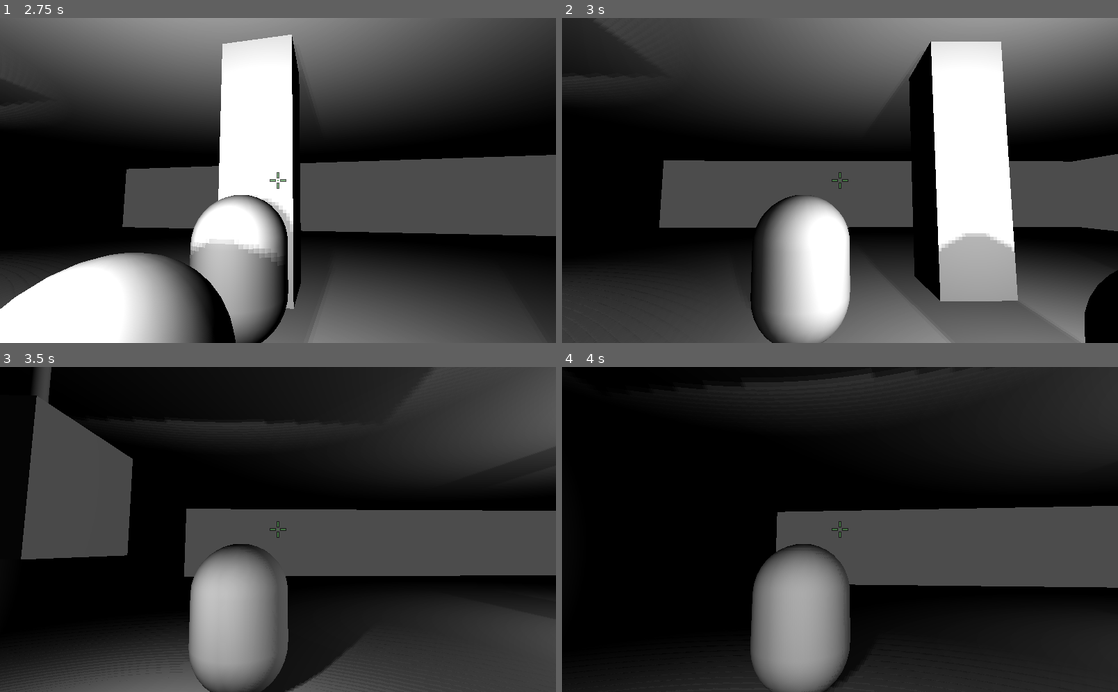
Above: before the commit, frames 1-4 (two rows, left to right).
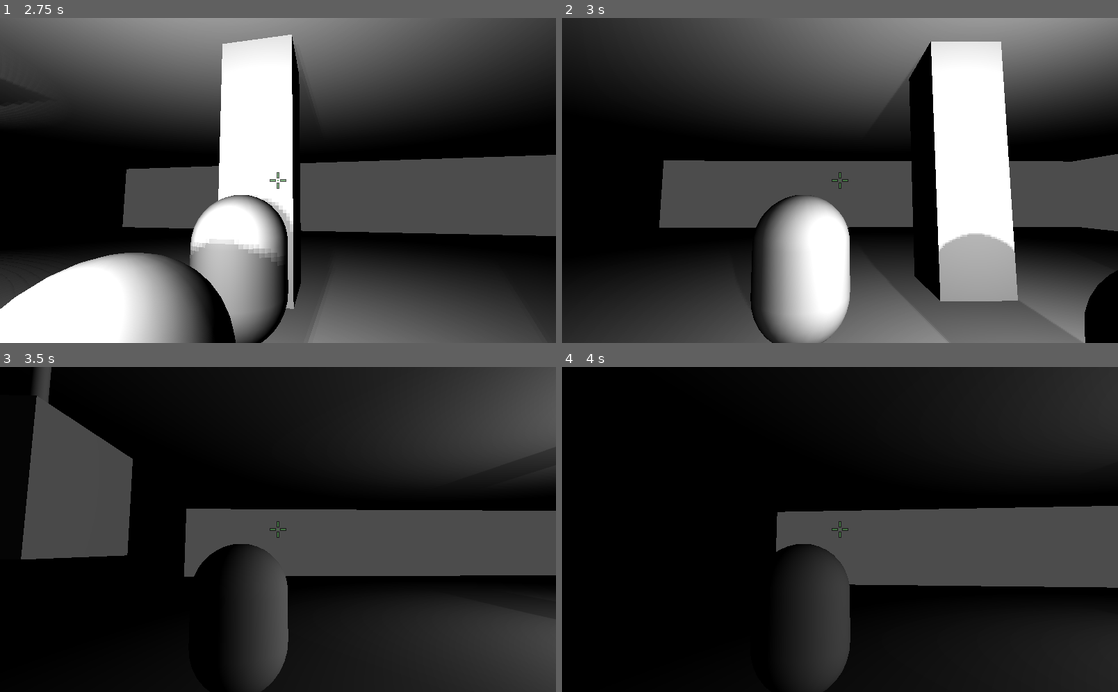
Above: after the commit, the same moments.

Repository: brennosouza/VS-Stealth
Game: Godot game, scene res://scenes/levels/test_level.tscn
Same seed, same stepped clock (60 frames per second), same inputs: the game is played once before the commit and once after it.
Inputs (mouse positions are in pixels of both pictures, inside the frame that each line leads up to):
- Up to frame 1 (2.75 s): move the mouse to (272, 187) at 0.52 s; hold Ctrl (crouch) 0.53-1.28 s; hold Up (ui_up) from 0.53 s (still down); move the mouse to (316, 183) at 1.27 s; tap F (flashlight) at 1.35 s; move the mouse to (233, 177) at 2.02 s; click (233, 177) at 2.1 s
- Up to frame 2 (3 s): move the mouse to (845, 180) at 2.77 s; release Up (ui_up) at 2.78 s; hold Left (ui_left) from 2.78 s (still down); tap Shift (sprint) at 2.85 s
- Up to frame 3 (3.5 s): keep holding Left (ui_left)
- Up to frame 4 (4 s): move the mouse to (817, 523) at 3.52 s; release Left (ui_left) at 3.53 s; hold Up (ui_up) from 3.53 s (still down); hold Ctrl (crouch) from 3.53 s (still down)

Frame 1 is identical in both runs. In frame 2, 0.2% of the frame differs, in the area x 0-82%, y 0-97%; in frame 3, 13%, in the area x 0-87%, y 16-100%; in frame 4, 10%.

Commit message:
Hanging light with timer
* So the light can automatically turn on/off when the timer ends. Used to create blinking lights.

Diff:
--- /dev/null
+++ b/scenes/lights/Light.gd
@@ -0,0 +1,19 @@
+extends RigidBody
+
+
+export var blinking_light = false
+
+
+# Called when the node enters the scene tree for the first time.
+func _ready():
+	if blinking_light:
+		$Timer.start()
+
+
+# Called every frame. 'delta' is the elapsed time since the previous frame.
+#func _process(delta):
+#	pass
+
+
+func _on_Timer_timeout():
+	$OmniLight.visible = !$OmniLight.visible
--- a/scenes/lights/hanging_light.tscn
+++ b/scenes/lights/hanging_light.tscn
@@ -1,4 +1,6 @@
-[gd_scene load_steps=5 format=2]
+[gd_scene load_steps=6 format=2]
+
+[ext_resource path="res://scenes/lights/Light.gd" type="Script" id=1]
 
 [sub_resource type="CubeMesh" id=1]
 size = Vector3( 1, 1, 1 )
@@ -75,6 +77,8 @@
 transform = Transform( 1, 0, 0, 0, 1, 0, 0, 0, 1, 0, 0.0899379, 0 )
 can_sleep = false
 angular_damp = 12.032
+script = ExtResource( 1 )
+blinking_light = true
 
 [node name="MeshInstance" type="MeshInstance" parent="Light"]
 mesh = SubResource( 1 )
@@ -87,3 +91,8 @@
 transform = Transform( 1, 0, 0, 0, 1, 0, 0, 0, 1, 0, -0.914756, 0 )
 shadow_enabled = true
 omni_range = 10.2455
+
+[node name="Timer" type="Timer" parent="Light"]
+wait_time = 3.0
+
+[connection signal="timeout" from="Light/Timer" to="Light" method="_on_Timer_timeout"]
Not shown: 2 places in scenes/lights/hanging_light.tscn that only renumber resources
